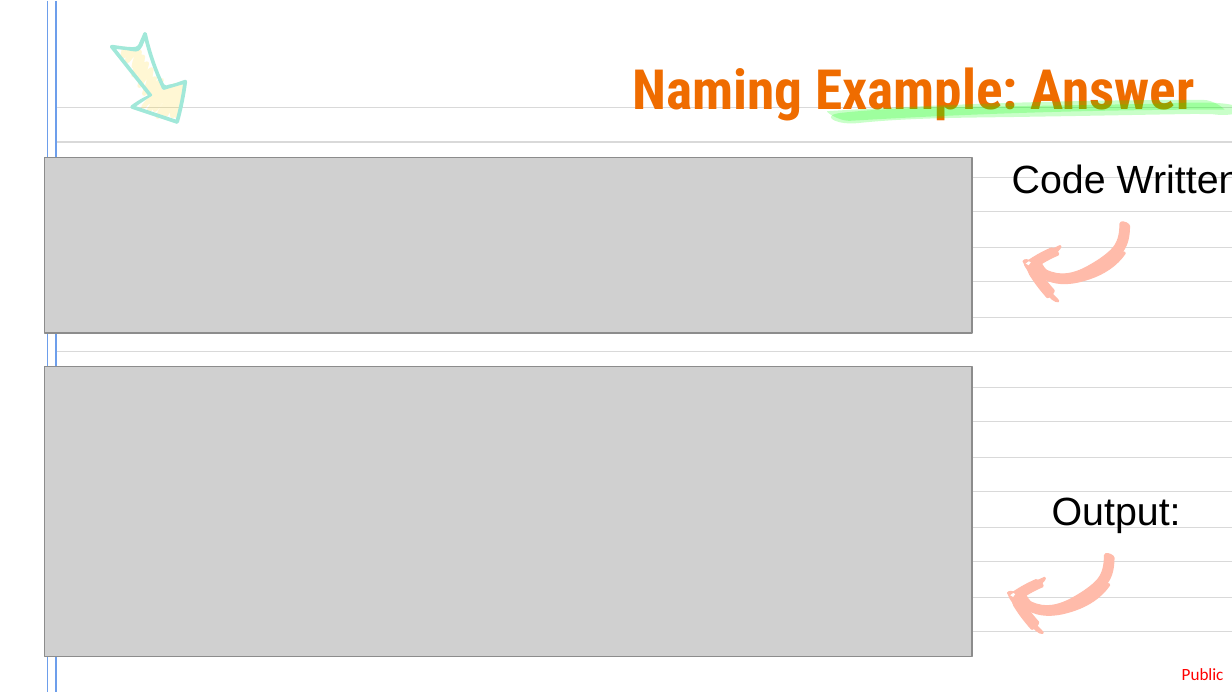
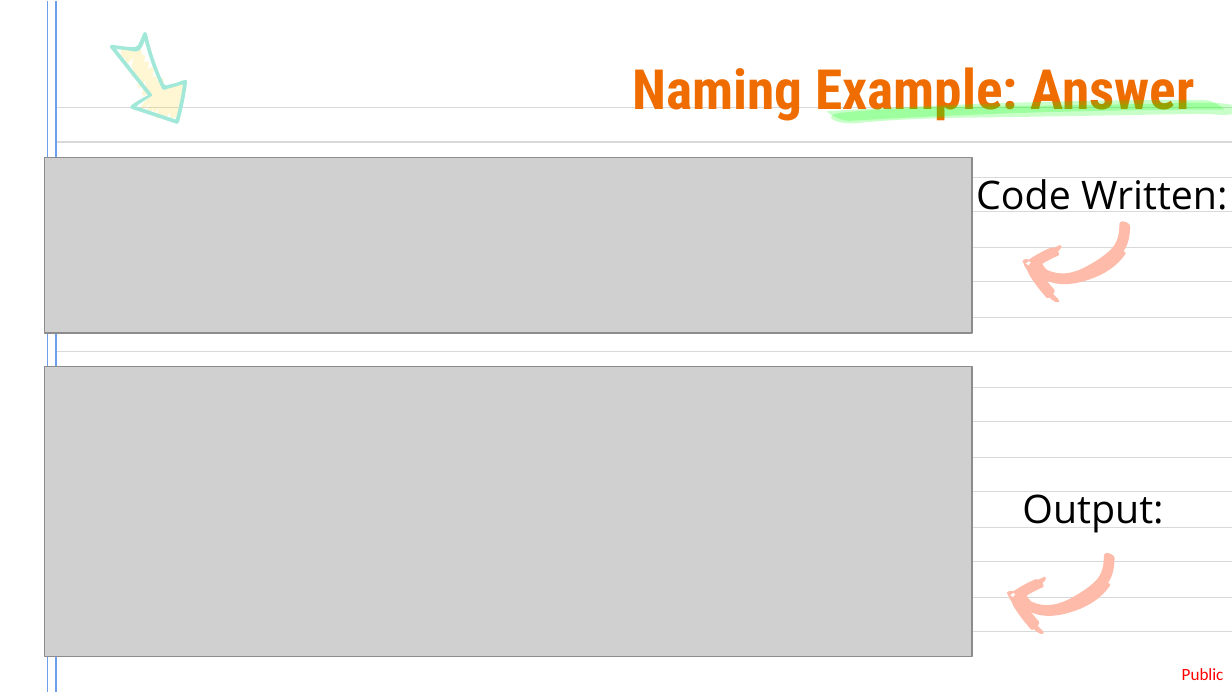
Before and after one commit to pi515/tech-mentorship, a slide deck: slide 22 of unit-02-variables/lesson.pptx (slide 21 before the commit). Drawn at 1232x693 pixels with LibreOffice and Linux fonts; fonts in the diff are those of the drawing; grey boxes stand for pictures. Boxes give left, top, right and bottom in pixels: in the first picture for what was removed or moved away, otherwise in the second. Text is boxed around its words. In the diff, an @@ line names an element or a change of style, - is before the commit and + after.

```diff
--- a/unit-02-variables/lesson.pptx
+++ b/unit-02-variables/lesson.pptx
@@ text "Code Written:" at [976,179,1228,210]: font Arial to Open Sans @@
@@ text "Code Written:": place and size @@
-text "Code Written:" at [1012,164,1232,194]
+text "Code Written:" at [976,179,1228,210]
@@ text "Output:": place and size @@
-text "Output:" at [1052,497,1181,532]
+text "Output:" at [1022,494,1163,533]
@@ text "Output:" at [1022,494,1163,533]: font Arial to Open Sans @@
```
Also in this commit, not shown: 22 other slides changed, 1 slide added.
